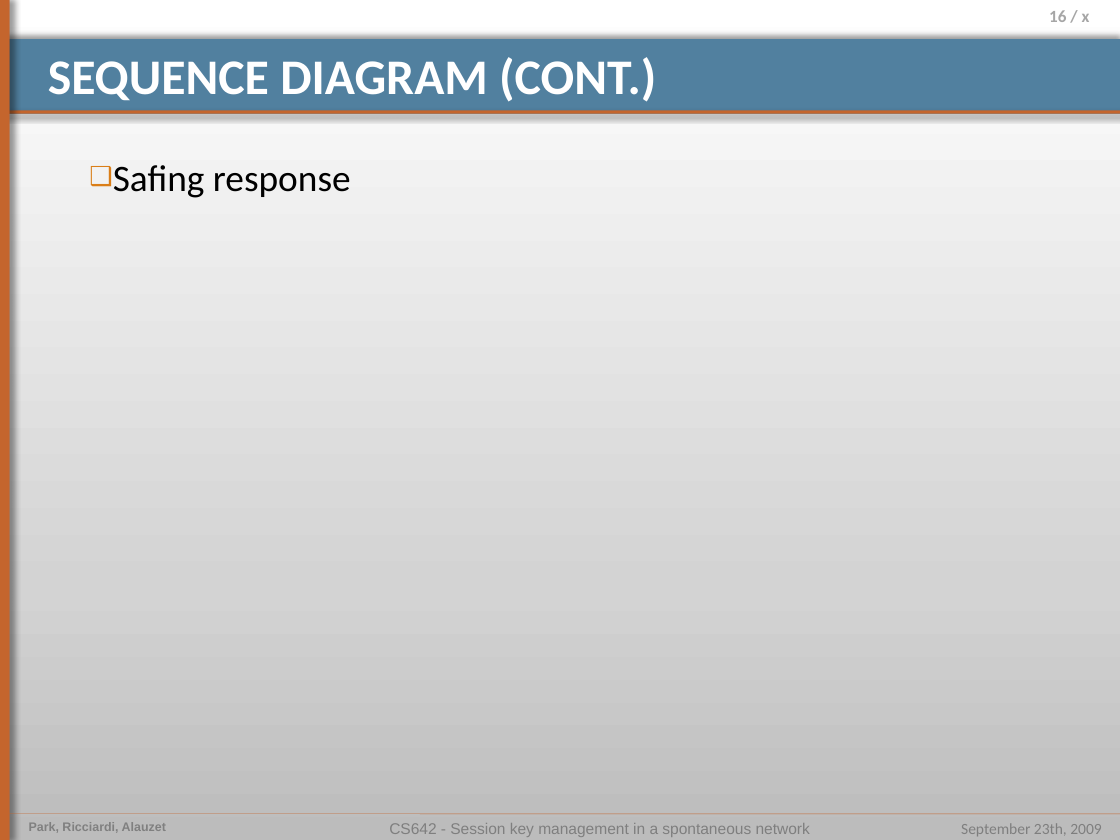
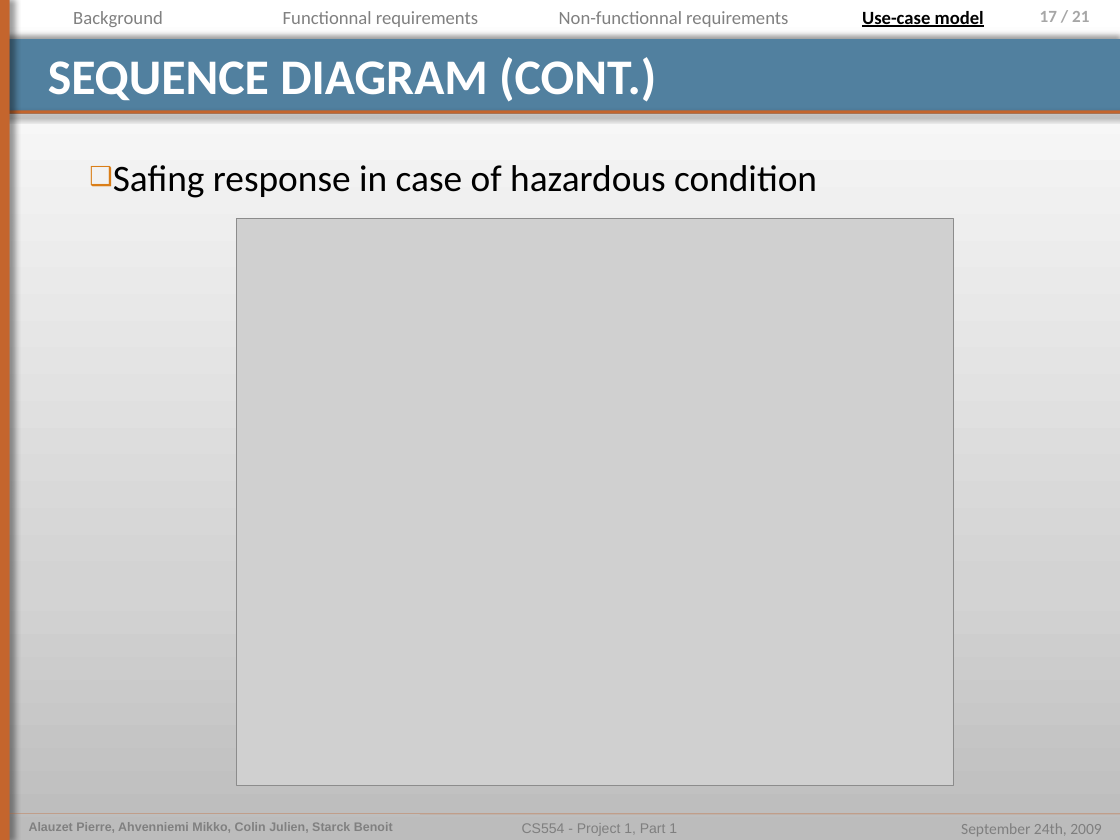
Before and after one commit to pierrealauzet/euroteam, a slide deck: slide 17 of Project 1/CS554_EuroTeam_Proposal.pptx (slide 16 before the commit). Drawn at 1120x840 pixels with LibreOffice and Linux fonts; fonts in the diff are those of the drawing; grey boxes stand for pictures. Boxes give left, top, right and bottom in pixels: in the first picture for what was removed or moved away, otherwise in the second. Text is boxed around its words. In the diff, an @@ line names an element or a change of style, - is before the commit and + after.

```diff
--- a/Project 1/CS554_EuroTeam_Proposal.pptx
+++ b/Project 1/CS554_EuroTeam_Proposal.pptx
@@ text added at box(73, 11, 163, 27), 12 pt, text #808080 @@
+Background
@@ text added at box(283, 11, 478, 27), 12 pt, text #808080 @@
+Functionnal requirements
@@ text added at box(559, 11, 788, 27), 12 pt, text #808080 @@
+Non-functionnal requirements
@@ text added at box(862, 11, 984, 27), 12 pt, text #000000, bold, underline @@
+Use-case model
@@ page number at box(1040, 11, 1089, 22): text changed @@
-16 / x
+17 / 21
@@ text at box(113, 165, 817, 198): text changed @@
-❑ Safing response
+❑ Safing response in case of hazardous condition
@@ picture added at box(236, 218, 953, 785) @@
@@ text at box(29, 822, 393, 832): text changed @@
-Park, Ricciardi, Alauzet
+Alauzet Pierre, Ahvenniemi Mikko, Colin Julien, Starck Benoit
@@ text at box(522, 823, 677, 836): text changed; size 10 to 9 pt @@
-CS642 - Session key management in a spontaneous network
+CS554 - Project 1, Part 1
@@ text at box(961, 823, 1101, 836): text changed @@
-September 23th, 2009
+September 24th, 2009
```
Also in this commit, not shown: 14 other slides changed, 6 slides added, 2 slides removed, 8 other files.
